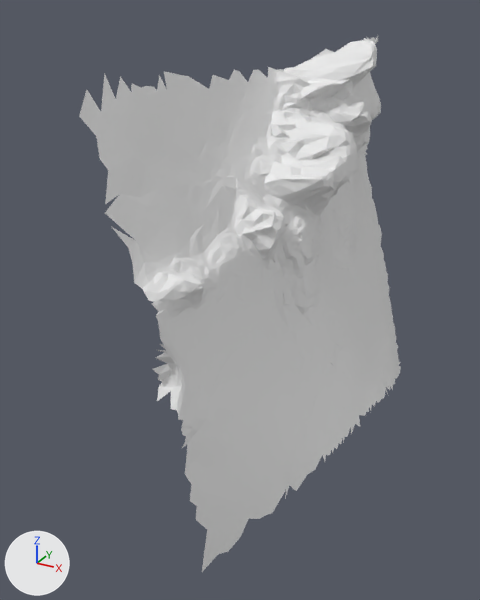
The glTF model moon small_tiles/tile_150.glb: old version first, new version second.
Before and after are seen from a 50 mm lens placed at (30.96, -9.8, 10.57), pointed at (27.2, -2.97, 7.16). The lights are fixed; the arrows at lower left show +X, +Y and +Z. The older version comes first. Vertices at exactly the same position are counted once.

Names of what the first picture shows: 't150'.
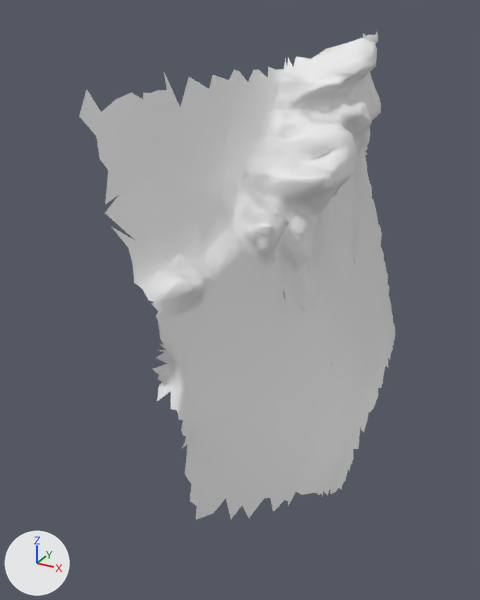
The change, as a diff of the scene's bpy script:
```diff
--- a/moon small_tiles/tile_150.glb.py
+++ b/moon small_tiles/tile_150.glb.py
@@ me_t150 @@
 # used by ob_t150; location = (0.0, 0.0, 0.0)
-me_t150.from_pydata(...)  # 3296 vertices, 6341 faces; spans x 26.62..28.68, y -5.31..0.07, z 4.94..10.28
+me_t150.from_pydata(...)  # 3358 vertices, 6472 faces; spans x 26.62..28.6, y -5.26..0.07, z 4.38..10.35
+# me_t150 part 1
+# 8 vertices are removed from x 26.62..26.78, y -4.58..-3.88, z 9.84..10.01
+# 12 faces are deleted
+# me_t150 part 2
+# 62 vertices are removed from x 27.98..28.68, y -5.31..0.07, z 4.97..5.6
+# 114 faces are deleted
+# 113 vertices are added at x 28.31..28.6, y -3.76..-1.48, z 4.38..5.02
+# 224 new faces join them
+# me_t150 part 3
+# 19 vertices are added at x 27.07..28.06, y -1.5..-0.1, z 9.99..10.35
+# 33 new faces join them
```

Where the change shows, as pixel boxes (x1, y1, x2, y2) in the pictures (480 x 600 px):
't150', reshaped (9% shorter)
    before: (79, 36, 401, 572)
    after: (79, 31, 395, 520)
part 1 of me_t150, deleted
    before: (101, 71, 189, 112)
part 2 of me_t150, reshaped
    before: (196, 335, 401, 572)
    after: (274, 405, 374, 511)
part 3 of me_t150, added
    after: (284, 31, 378, 69)
